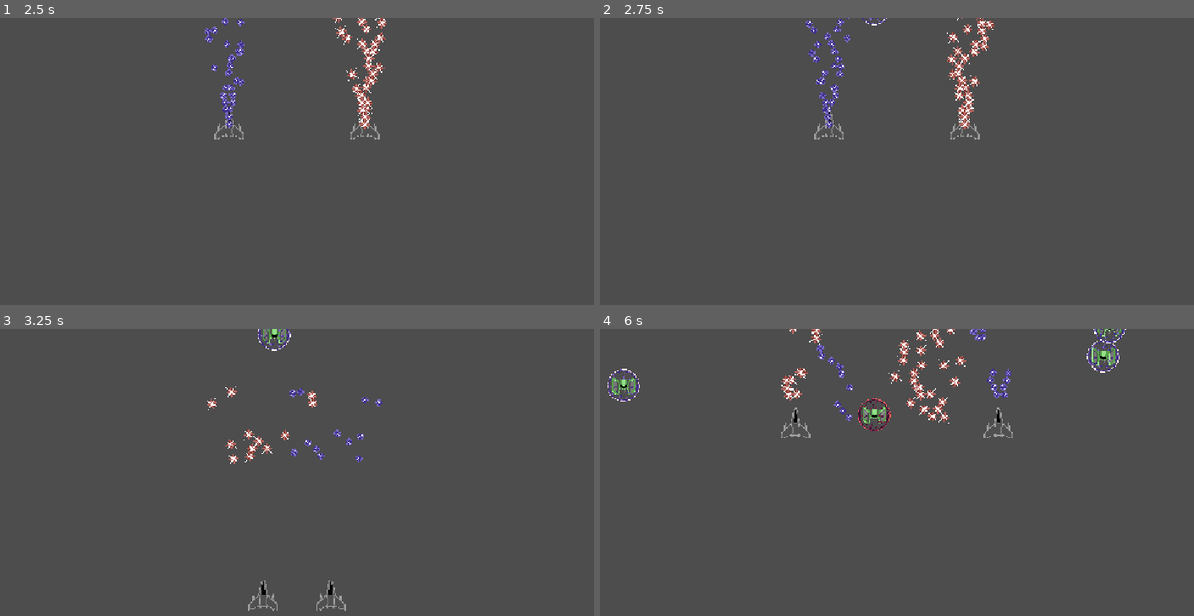
Above: before the commit, frames 1-4 (two rows, left to right).
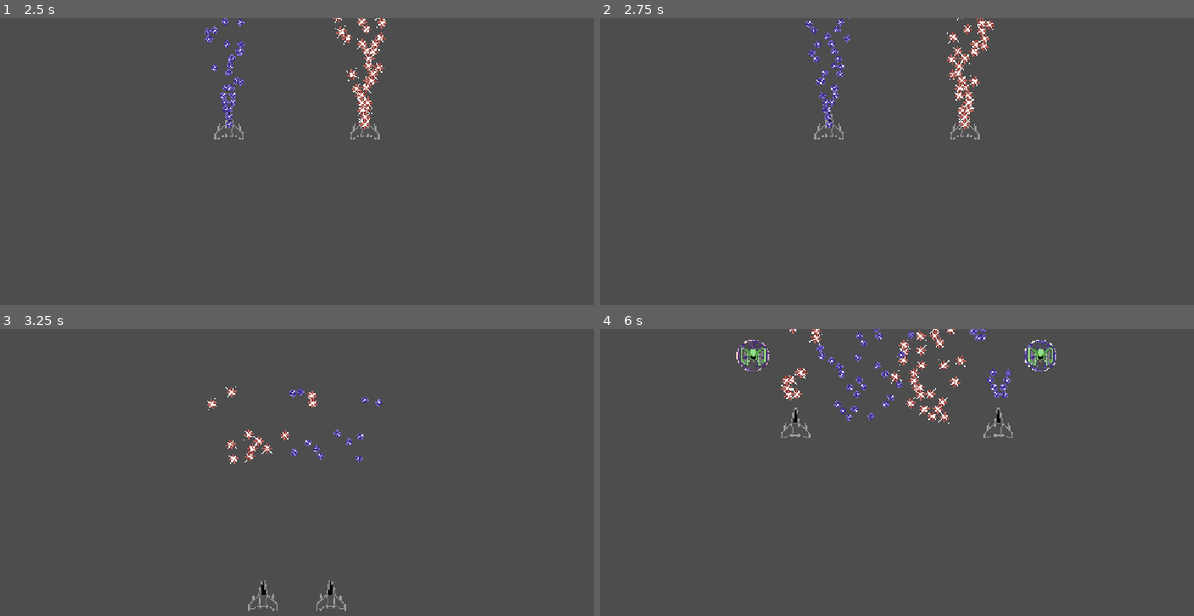
Above: after the commit, the same moments.

Repository: samiser/mirror-hell
Game: Godot game, scene res://main.tscn
The game is run twice, just before and just after one commit, with the same random seed, the same clock (stepped at 60 frames per second) and the same inputs.
Inputs (mouse positions are in pixels of both pictures, inside the frame that each line leads up to):
- Up to frame 1 (2.5 s): tap Enter at 0.5 s; move the mouse to (445, 190) at 0.52 s; press the mouse at (445, 190) at 0.53 s; move the mouse to (160, 227) at 1.27 s; release the mouse at (160, 227) at 1.28 s; click (160, 227) at 1.35 s; move the mouse to (362, 124) at 2.02 s; press the mouse at (362, 124) at 2.03 s
- Up to frame 2 (2.75 s): no input
- Up to frame 3 (3.25 s): move the mouse to (261, 595) at 2.77 s; release the mouse at (261, 595) at 2.78 s; click (261, 595) at 2.85 s
- Up to frame 4 (6 s): move the mouse to (1098, 575) at 3.52 s; press the mouse at (1098, 575) at 3.53 s; move the mouse to (695, 461) at 4.27 s; release the mouse at (695, 461) at 4.28 s; click (695, 461) at 4.35 s; move the mouse to (932, 518) at 5.02 s; press the mouse at (932, 518) at 5.03 s; move the mouse to (796, 423) at 5.77 s; release the mouse at (796, 423) at 5.78 s; click (796, 423) at 5.85 s

Frame 1 is identical in both runs. In frame 2, less than 0.1% of the frame differs, in the area x 44-49%, y 0-3%; in frame 3, 0.2%; in frame 4, 1.9%, in the area x 1-89%, y 0-36%.

Commit message:
change spawn pattern

Diff:
--- a/main.gd
+++ b/main.gd
@@ -2,9 +2,8 @@
 
 const ENEMY = preload("uid://ui8a1cy34oki")
 
-var spawn_interval: float = 1.0
-var spawn_x_min: float = 100.0
-var spawn_x_max: float = 1000.0
+var spawn_interval: float = 3.0
+var spawn_margin: float = 100.0
 var spawn_y: float = -100.0
 
 var _spawn_timer: float = 0.0
@@ -16,9 +15,15 @@
 		_spawn_enemy()
 
 func _spawn_enemy() -> void:
-	var enemy = ENEMY.instantiate()
+	var center_x := get_viewport_rect().size.x / 2.0
 
-	enemy.position.x = randf_range(spawn_x_min, spawn_x_max)
-	enemy.position.y = spawn_y
+	var x := randf_range(spawn_margin, center_x)
+	var reflected_x := 2.0 * center_x - x
 
-	add_child(enemy)
+	var enemy1 = ENEMY.instantiate()
+	enemy1.position = Vector2(x, spawn_y)
+	add_child(enemy1)
+
+	var enemy2 = ENEMY.instantiate()
+	enemy2.position = Vector2(reflected_x, spawn_y)
+	add_child(enemy2)
